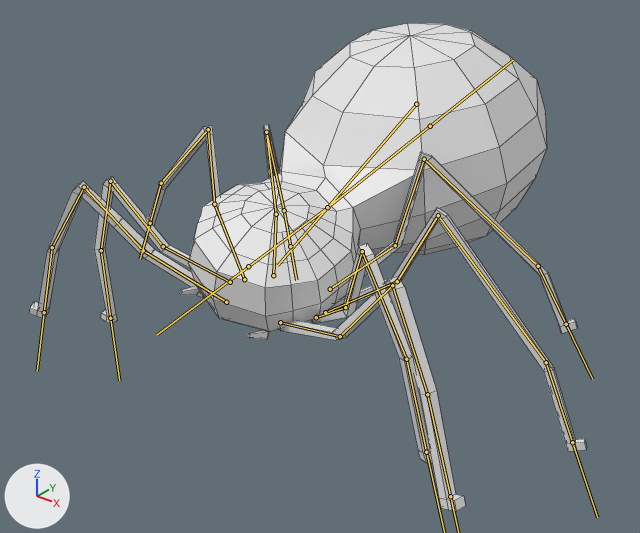
Before and after pictures for a commit that changed the FBX model Assets/Raw/spider.fbx.
Rendered twice from a 50 mm lens placed at (6.17, -6.64, 4.2), pointed at (-0.17, 1.29, -0.72). Every picture has the same lights, and +X, +Y and +Z are marked at lower left. Both versions are drawn at frame 38 of the action 'Body|Idle.002'; the numbers are the values there. The bones that bend it are drawn over the model as lines. Mesh edges are drawn as thin lines.
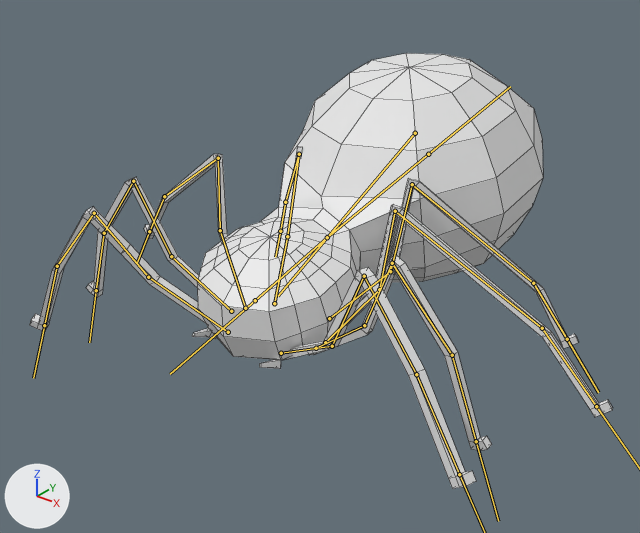
Where the change shows, as pixel boxes (x1, y1, x2, y2) in the pictures (640 x 533 px):
'Sphere', posed (11% shorter): before (29, 23, 587, 511); after (30, 53, 613, 489)
bone 'Bone', root to tip: before (416, 104) to (277, 265); after (415, 133) to (278, 296)
bone 'Bone.001', root to tip: before (327, 207) to (248, 266); after (327, 237) to (255, 300)
bone 'Bone.002', root to tip: before (226, 302) to (143, 250); after (228, 332) to (148, 277)
bone 'Bone.003', root to tip: before (230, 282) to (163, 246); after (231, 311) to (171, 256)
bone 'Bone.004', root to tip: before (244, 279) to (214, 204); after (245, 308) to (220, 230)
bone 'Bone.005', root to tip: before (273, 275) to (276, 214); after (274, 303) to (287, 236)
bone 'Bone.018', root to tip: before (330, 289) to (395, 245); after (329, 318) to (390, 271)
bone 'Bone.019', root to tip: before (325, 312) to (397, 281); after (325, 342) to (379, 289)
bone 'Bone.020', root to tip: before (316, 317) to (345, 307); after (316, 348) to (364, 325)
bone 'Bone.021', root to tip: before (280, 322) to (340, 336); after (281, 353) to (332, 346)

What changed in the scene script:
```text
Change bone_bone:
    where bone_bone = bpy.data.objects['Body'].pose.bones['Bone']
    bone_bone.location: (0.0, 0.0, 0.0) -> (0.0, 0.17, 0.36)
Change bone_bone_001:
    where bone_bone_001 = bpy.data.objects['Body'].pose.bones['Bone.001']  # child of 'Bone'
    bone_bone_001.rotation_quaternion: (0.987, -0.109, -0.121, -0.016) -> (0.994, -0.109, 0.0, 0.0)  # degrees (-13, -14, 0) -> degrees (-13, 0, 0)
Change bone_bone_002:
    where bone_bone_002 = bpy.data.objects['Body'].pose.bones['Bone.002']  # child of 'Bone'
    bone_bone_002.rotation_quaternion: (0.994, 0.037, -0.064, -0.077) -> (0.992, 0.073, -0.083, -0.068)  # degrees (5, -7, -9) -> degrees (9, -9, -9)
Change bone_bone_003:
    where bone_bone_003 = bpy.data.objects['Body'].pose.bones['Bone.003']  # child of 'Bone'
    bone_bone_003.rotation_quaternion: (0.995, -0.084, 0.003, -0.044) -> (0.996, 0.083, -0.035, -0.025)  # degrees (-10, 0, -5) -> degrees (10, -4, -3)
Change bone_bone_004:
    where bone_bone_004 = bpy.data.objects['Body'].pose.bones['Bone.004']  # child of 'Bone'
    bone_bone_004.rotation_quaternion: (0.984, 0.023, -0.112, -0.136) -> (0.981, 0.065, -0.108, -0.144)  # degrees (4, -12, -16) -> degrees (9, -11, -18)
Change bone_bone_005:
    where bone_bone_005 = bpy.data.objects['Body'].pose.bones['Bone.005']  # child of 'Bone'
    bone_bone_005.rotation_quaternion: (0.982, -0.064, -0.153, -0.091) -> (0.982, 0.045, -0.051, -0.175)  # degrees (-6, -18, -10) -> degrees (6, -5, -21)
Change bone_bone_018:
    where bone_bone_018 = bpy.data.objects['Body'].pose.bones['Bone.018']  # child of 'Bone'
    bone_bone_018.rotation_quaternion: (0.998, 0.032, 0.0, 0.05) -> (0.995, 0.067, -0.022, 0.064)  # degrees (4, 0, 6) -> degrees (8, -3, 7)
Change bone_bone_019:
    where bone_bone_019 = bpy.data.objects['Body'].pose.bones['Bone.019']  # child of 'Bone'
    bone_bone_019.rotation_quaternion: (0.982, -0.084, 0.126, 0.114) -> (0.982, 0.082, 0.102, 0.134)  # degrees (-8, 15, 12) -> degrees (11, 10, 17)
Change bone_bone_020:
    where bone_bone_020 = bpy.data.objects['Body'].pose.bones['Bone.020']  # child of 'Bone'
    bone_bone_020.rotation_quaternion: (0.995, 0.04, -0.029, -0.084) -> (0.992, 0.085, 0.058, 0.066)  # degrees (5, -3, -10) -> degrees (10, 6, 8)
Change bone_bone_021:
    where bone_bone_021 = bpy.data.objects['Body'].pose.bones['Bone.021']  # child of 'Bone'
    bone_bone_021.rotation_quaternion: (0.971, -0.077, 0.061, 0.217) -> (0.974, 0.04, 0.109, 0.193)  # degrees (-7, 9, 25) -> degrees (7, 11, 23)
```
